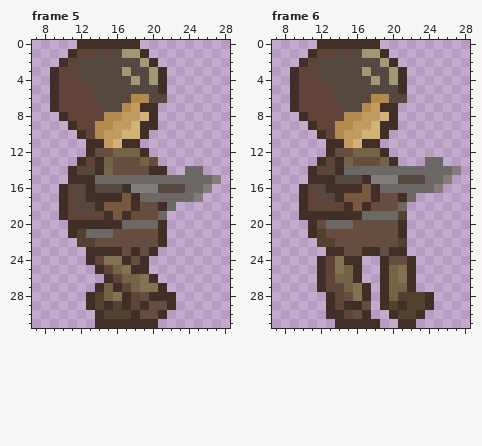
One commit to this pixel-art file: Game Sprites/With new color/Sprite With Animation/Fixed/Walk/character - walking.aseprite. The picture above is the old version.
32x32 pixels, 6 frames. Shown: frame 5: x 7..28, y 0..31; frame 6: x 7..28, y 0..31. The commit also changed other frames, which this record leaves out.
Now the later version:
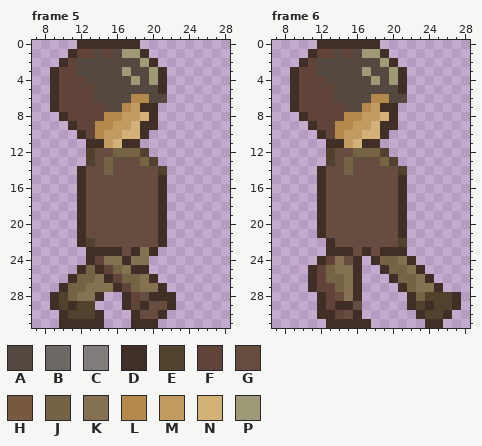
Palette (. is transparent): A #554840  B #6c6866  C #827d7b  D #412e27  E #52412c  F #604439  G #664d3f  H #78583e  J #756345  K #847152  L #b3894c  M #c19b60  N #d3b278  P #9e9a75
Changes in this commit:
layer "Character 1/Left Hand" now hidden
layer "Character 1/Weapon" now hidden
layer "Character 1/Right Hand" now hidden
--- frame 5
@@ x 7..28 @@
 11 ......DDMNDD..........
-12 ......DGGJJJD.........
-13 .....DFDJGGGJG........
-14 ....DFADJGGGGDD..BB...
-15 ....DDDBBBBBBBBBBBBBC.
-16 ...DFADAAADCCCAAABBC..
-17 ...DFADDDDHDBBBBBBC...
-18 ...DFAADHHHDGGDB......
-19 ...DFFFFDHDGGGB.......
-20 ....DDDDDDBBBBD.......
-21 ....DEBBBGGGGGD.......
-22 .....EEGGGGGGGD.......
-23 ......DDDDGDGD........
-24 ......DFKKDGD.........
-25 .......DFJKDD.........
-26 ........DFJJKD........
-27 .......DJDFJKKD.......
-28 ......DEJKDFGDDD......
-29 ......DEDEDFDGGD......
-30 .......DEEEDGGD.......
-31 .......DDDDDDD........
+12 ......EGGJJJE.........
+13 ......EGJGGGJE........
+14 .....DGGJGGGGGE.......
+15 .....DGGGGGGGGD.......
+16 .....DGGGGGGGGD.......
+17 .....DGGGGGGGGD.......
+18 .....DGGGGGGGGD.......
+19 .....DGGGGGGGGD.......
+20 .....DGGGGGGGGD.......
+21 .....DGGGGGGGGD.......
+22 .....DEGGGGGGGD.......
+23 ......DDDDGDKD........
+24 ......DFKKDKK.........
+25 .....DJDFJKDD.........
+26 ....DJJKDFJJKD........
+27 ...DJJKKKDFJKKD.......
+28 ..DEJKKD..DFGDDD......
+29 ..DEDEE...DFDGGD......
+30 ...DEEED...DGGD.......
+31 ...DDDDD...DDD........
--- frame 6
@@ x 7..28 @@
 11 ......DDMNDD..........
-12 ......DGGJJJD.........
-13 .....DFDJGGGJD...BB...
-14 ....DFADBBBBBBBBBBBBC.
-15 ....DDDAAADCCCAAABBC..
-16 ...DFADDDDHDBBBBBBC...
-17 ...DFAADHHHDGGDB......
-18 ...DFFFFDHDGGGB.......
-19 ...DDDDDDDBBBBE.......
-20 ....DGBBBGGGGGD.......
-21 ....DEGGGGGGGGD.......
-22 .....EEGGGGGGGE.......
-23 ......DDGGDDGDD.......
-24 .....DFKDD..DGGD......
-25 .....DFKJD..DJKD......
-26 .....DFJJD..DJKD......
-27 .....DFFJKD.DJJD......
-28 ......DFGKD.DJEEED....
-29 ......DFDDG.DEDEED....
-30 ......DDFGD..DEED.....
-31 .......DDDDD..DD......
+12 ......EGGJJJE.........
+13 ......EGJGGGJE........
+14 .....DGGJGGGGGE.......
+15 .....DGGGGGGGGD.......
+16 .....DGGGGGGGGD.......
+17 .....DGGGGGGGGD.......
+18 .....DGGGGGGGGD.......
+19 .....DGGGGGGGGD.......
+20 .....DGGGGGGGGD.......
+21 .....DGGGGGGGGD.......
+22 ......DGGGGGGGE.......
+23 ......DDDGDGDDD.......
+24 .....DFKGD.DJJKD......
+25 ....DFJKKD..DJJKD.....
+26 ....DFJJKD...DJJKD....
+27 ....DFFJKD....DJKKD...
+28 .....DFGKD.....DJEEED.
+29 .....DFDDG.....DEDEED.
+30 .....DDFGD......DEED..
+31 ......DDDDD......DD...
Changed places in both pictures, as pixel boxes (x1, y1, x2, y2):
changed: (50, 148, 221, 328)
changed: (299, 148, 461, 328)
